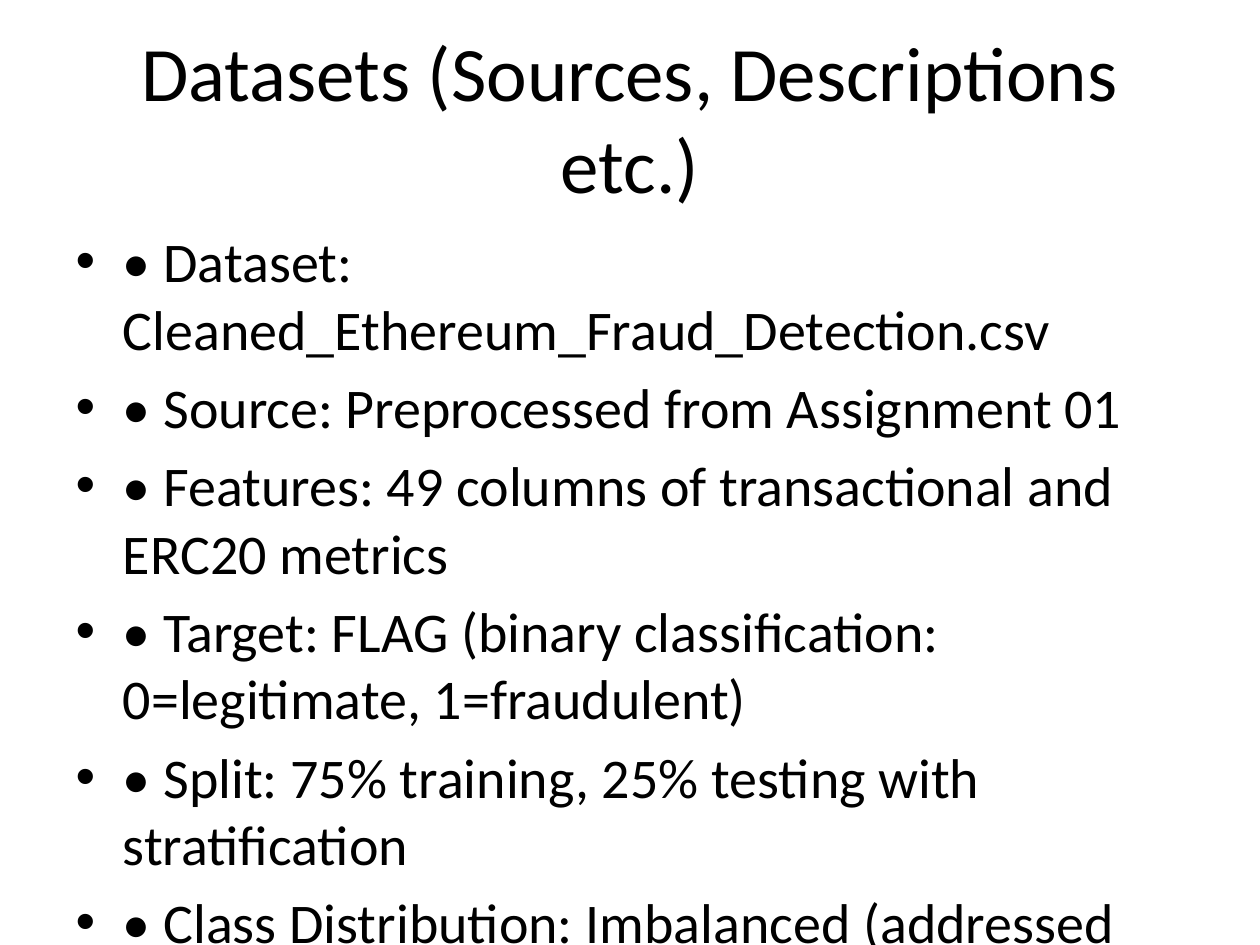
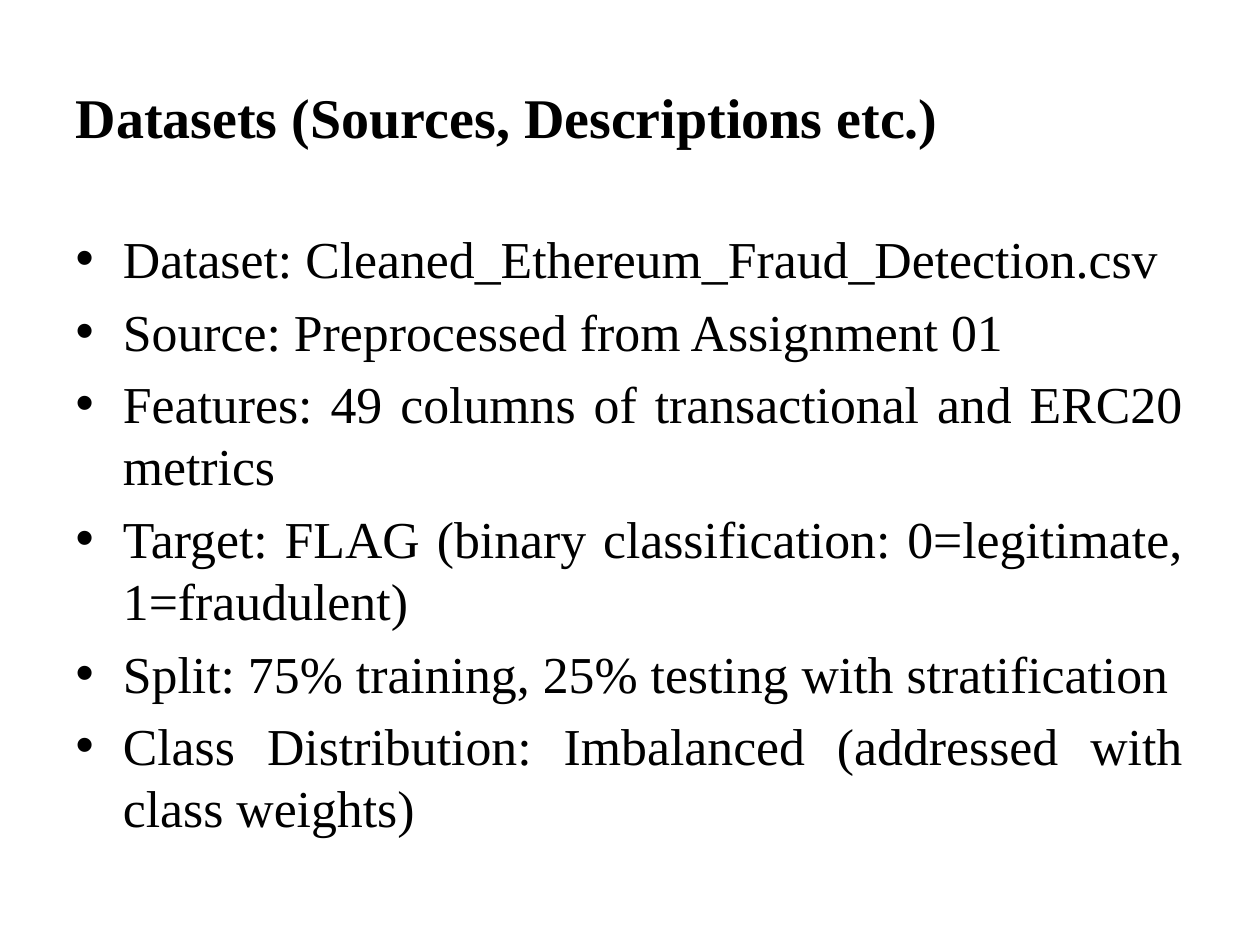
Before and after one commit to AhmadFarazWeb3Developer/Ethereum-Fraud-Detection-Using-AI, a slide deck: slide 3 of Assignment_01/Assignment_03_Presentation.pptx (slide 2 before the commit). Drawn at 1260x945 pixels with LibreOffice and Linux fonts; fonts in the diff are those of the drawing. Boxes give left, top, right and bottom in pixels: in the first picture for what was removed or moved away, otherwise in the second. Text is boxed around its words. In the diff, an @@ line names an element or a change of style, - is before the commit and + after.

```diff
--- a/Assignment_01/Assignment_03_Presentation.pptx
+++ b/Assignment_01/Assignment_03_Presentation.pptx
@@ title "Datasets (Sources, Descriptions etc.)" at (76,99,938,149): size 44 to 32 pt, font Calibri to Times New Roman, bold on; alignment centre to left @@
@@ text at (123,242,1182,838): text changed; size 32 to 29.6 pt; font Calibri to Times New Roman @@
-• • Dataset: Cleaned_Ethereum_Fraud_Detection.csv
-• • Source: Preprocessed from Assignment 01
-• • Features: 49 columns of transactional and ERC20 metrics
-• • Target: FLAG (binary classification: 0=legitimate, 1=fraudulent)
-• • Split: 75% training, 25% testing with stratification
-• • Class Distribution: Imbalanced (addressed with class weights)
+• Dataset: Cleaned_Ethereum_Fraud_Detection.csv
+• Source: Preprocessed from Assignment 01
+• Features: 49 columns of transactional and ERC20 metrics
+• Target: FLAG (binary classification: 0=legitimate, 1=fraudulent)
+• Split: 75% training, 25% testing with stratification
+• Class Distribution: Imbalanced (addressed with class weights)
```
Also in this commit, not shown: 10 other slides changed, 1 slide added, 24 other files.
